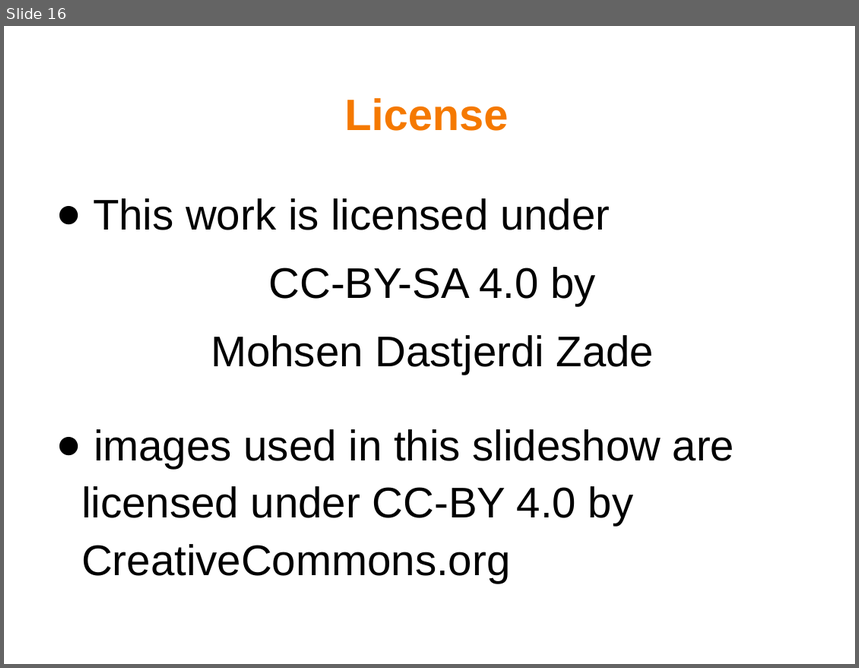
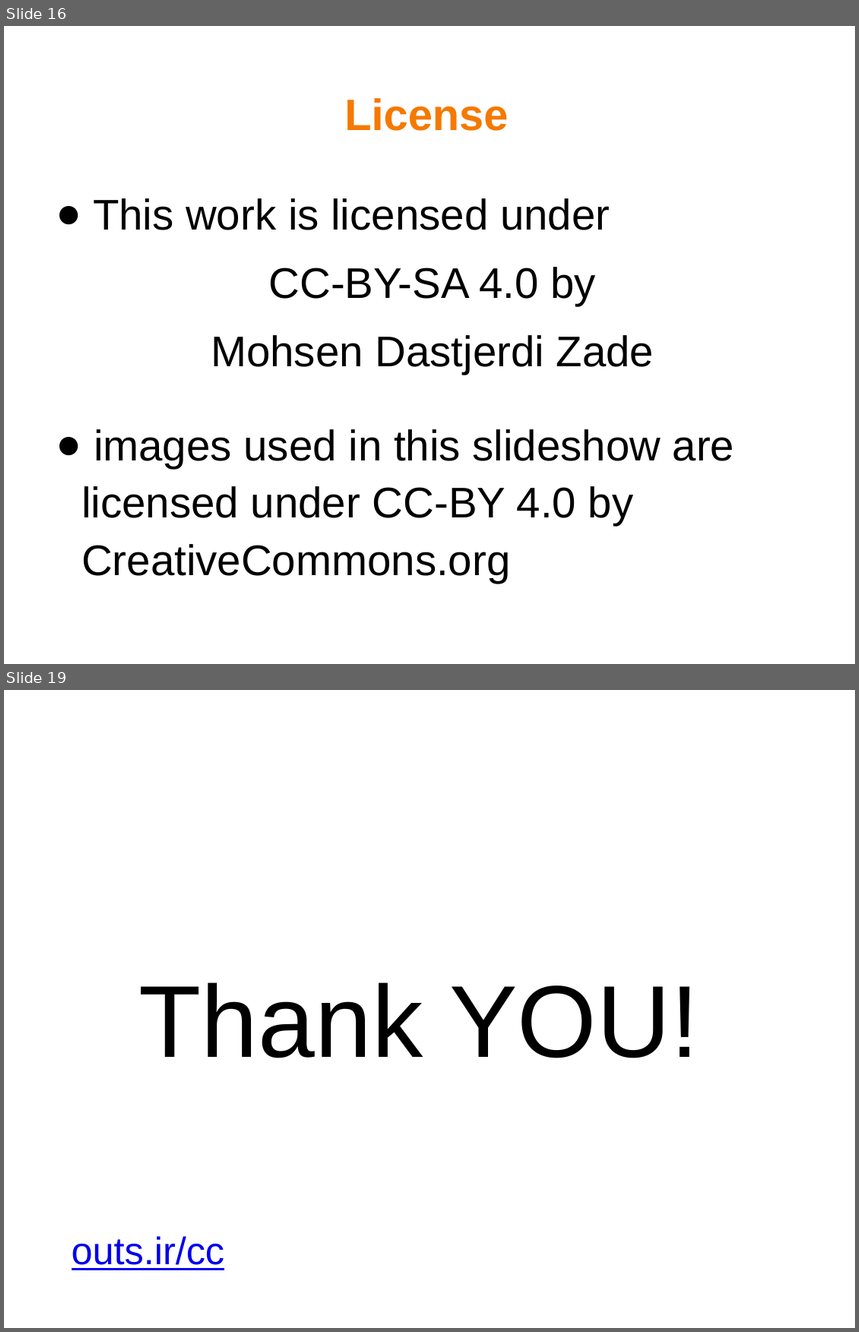
Before and after one commit to mohsend/know-creativecommons, a slide deck: know-cc-slideshow.odp. Shown one above the other, each under a label of ours: slide 16 before the commit, slides 16 and 19 after it; the slides between them are not shown. The pictures are 859x668 and 859x1332 pixels, drawn with LibreOffice and Linux fonts; fonts in the diff are those of the drawing; background and template pictures are left out. Boxes give left, top, right and bottom in pixels: in the first picture for what was removed or moved away, otherwise in the second. Text is boxed around its words. In the diff, an @@ line names an element or a change of style, - is before the commit and + after.

```diff
--- a/know-cc-slideshow.odp
+++ b/know-cc-slideshow.odp
@@ slide 19 added at (4, 690, 855, 1328), background picture (left out) @@
@@ text added at (139, 983, 699, 1059), 96 pt, text #000000 @@
+Thank YOU!
@@ text added at (72, 1236, 225, 1271), 36 pt, text #0000EE, underline @@
+outs.ir/cc
```
Also in this commit, not shown: 1 slide changed, 1 other slide added.
